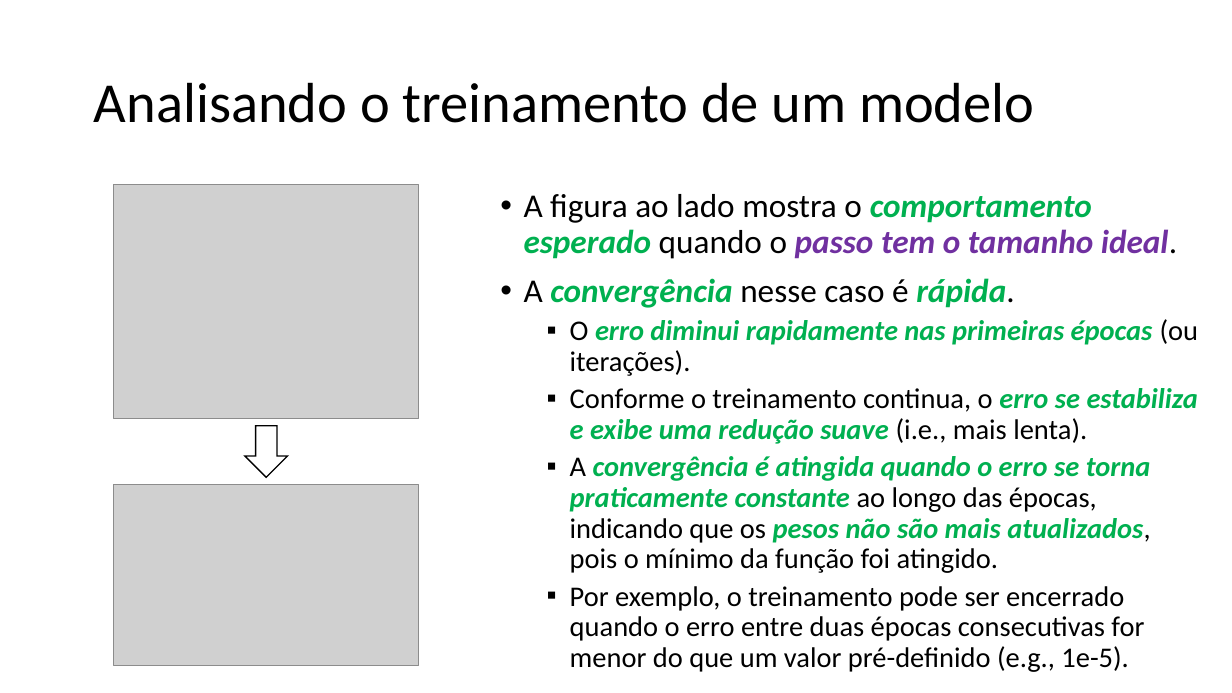
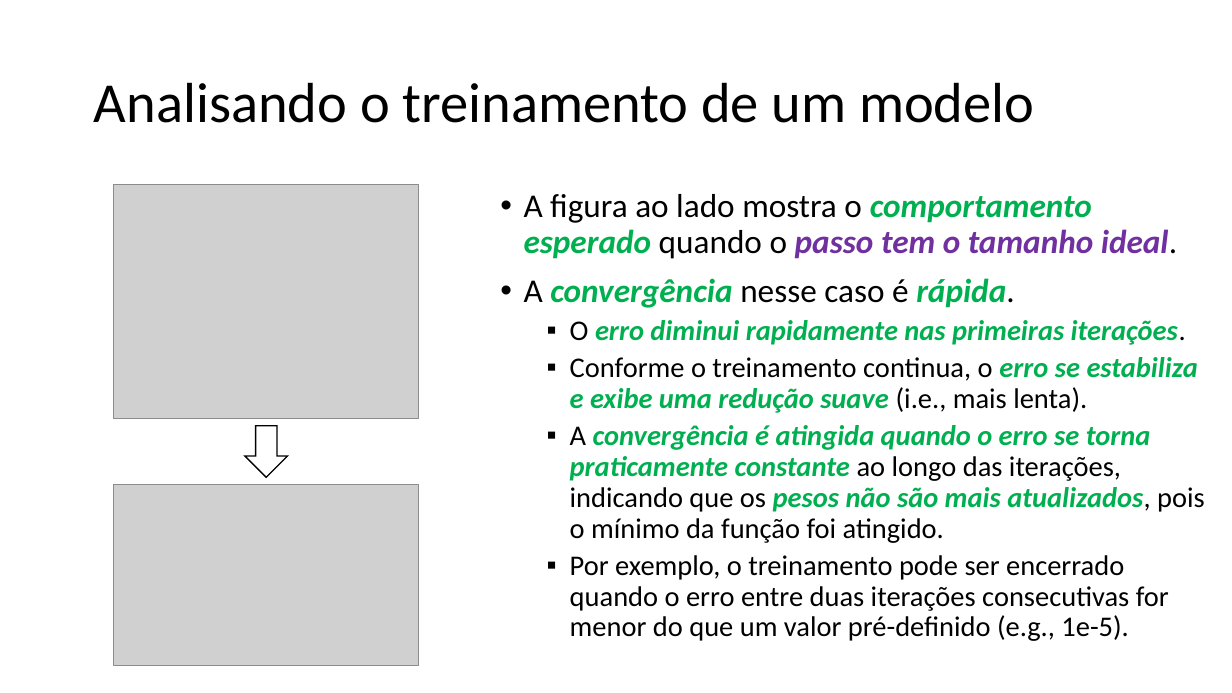
Before and after one commit to zz4fap/t319_aprendizado_de_maquina, a slide deck: slide 15 of slides/T319_Regressão_Linear (Parte III).pptx (slide 14 before the commit). Drawn at 1232x693 pixels with LibreOffice and Linux fonts; fonts in the diff are those of the drawing; grey boxes stand for pictures. Boxes give left, top, right and bottom in pixels: in the first picture for what was removed or moved away, otherwise in the second. Text is boxed around its words. In the diff, an @@ line names an element or a change of style, - is before the commit and + after.

Commit message:
update of slides

```diff
--- a/slides/T319_Regressão_Linear (Parte III).pptx
+++ b/slides/T319_Regressão_Linear (Parte III).pptx
@@ text at <box>570,320,1186,345</box>: text changed @@
-  ▪ O erro diminui rapidamente nas primeiras épocas (ou iterações).
+  ▪ O erro diminui rapidamente nas primeiras iterações.
@@ text at <box>570,425,1205,641</box>: text changed @@
-  ▪ A convergência é atingida quando o erro se torna praticamente constante ao longo das épocas, indicando que os pesos não são mais atualizados, pois o mínimo da função foi atingido.
-  ▪ Por exemplo, o treinamento pode ser encerrado quando o erro entre duas épocas consecutivas for menor do que um valor pré-definido (e.g., 1e-5).
+  ▪ A convergência é atingida quando o erro se torna praticamente constante ao longo das iterações, indicando que os pesos não são mais atualizados, pois o mínimo da função foi atingido.
+  ▪ Por exemplo, o treinamento pode ser encerrado quando o erro entre duas iterações consecutivas for menor do que um valor pré-definido (e.g., 1e-5).
```
Also in this commit, not shown: 4 other slides changed, 1 slide added, 5 other files.
